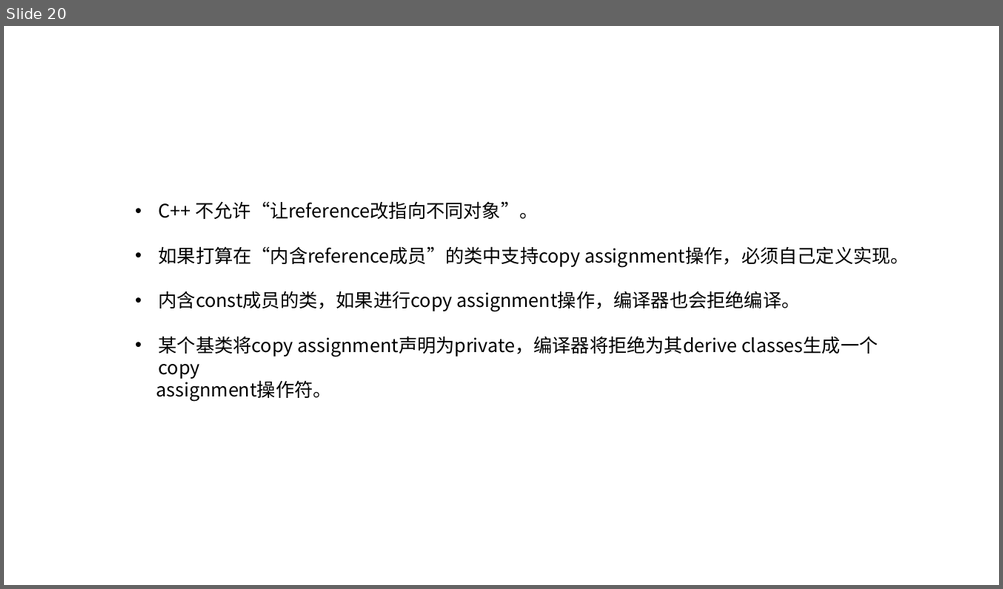
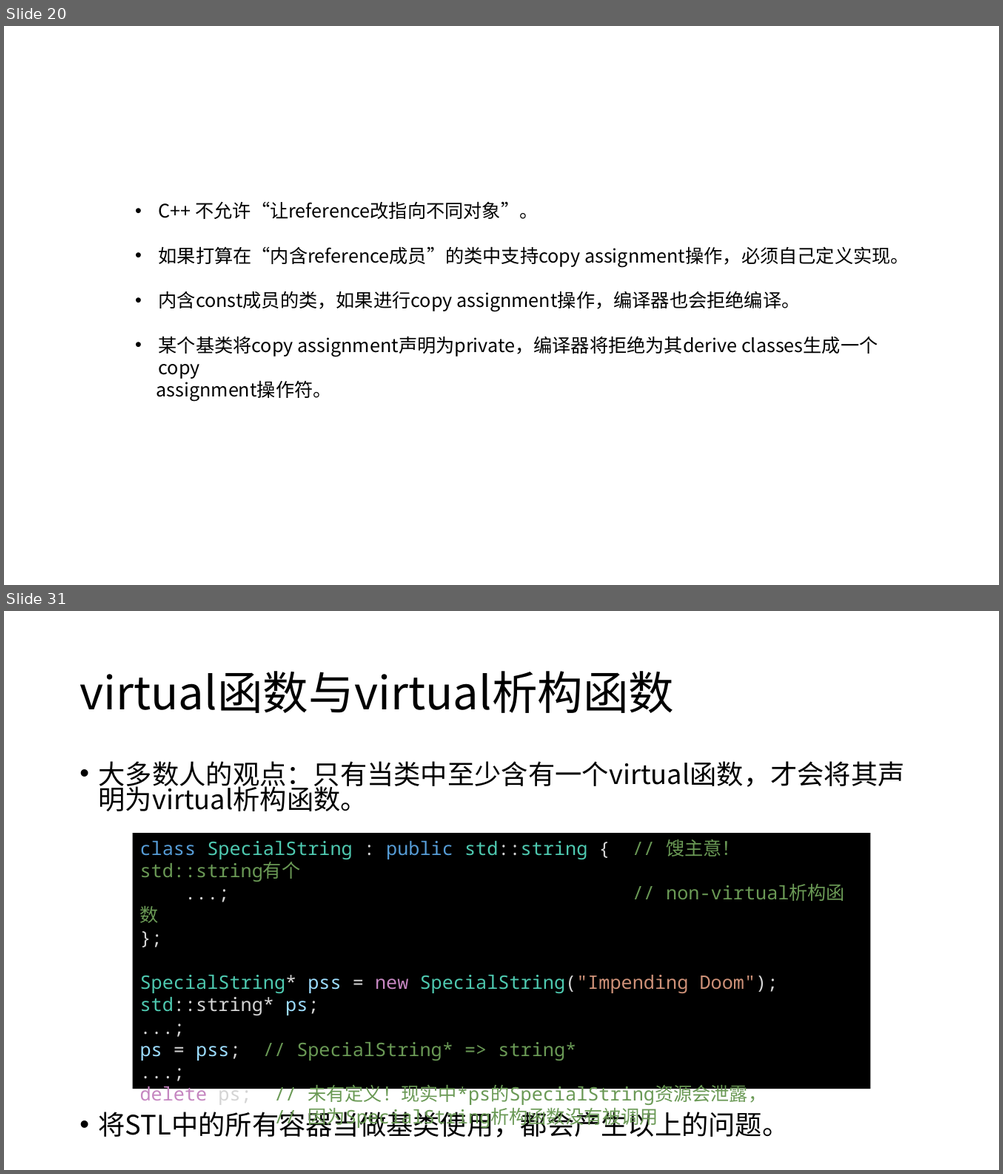
Before and after one commit to h-hkai/Effective-CPP, a slide deck: Effective C++.pptx. Shown one above the other, each under a label of ours: slide 20 before the commit, slides 20 and 31 after it; the slides between them are not shown. The pictures are 1003x589 and 1003x1174 pixels, drawn with LibreOffice and Linux fonts; fonts in the diff are those of the drawing. Boxes give left, top, right and bottom in pixels: in the first picture for what was removed or moved away, otherwise in the second. Text is boxed around its words. In the diff, an @@ line names an element or a change of style, - is before the commit and + after.

```diff
--- a/Effective C++.pptx
+++ b/Effective C++.pptx
@@ slide 31 added at [4,611,999,1170], background #FFFFFF @@
@@ title added at [79,671,674,713], 44 pt, text #000000 @@
+virtual函数与virtual析构函数
@@ text added at [99,761,905,1138], 25.9 pt, text #000000 @@
+• 大多数人的观点：只有当类中至少含有一个virtual函数，才会将其声明为virtual析构函数。
+• 将STL中的所有容器当做基类使用，都会产生以上的问题。
@@ rectangle added at [132,833,871,1089], fill #000000, 18 pt, text #6A9955 @@
+class SpecialString : public std::string { // 馊主意！ std::string有个
+...; // non-virtual析构函数
+};
+SpecialString* pss = new SpecialString("Impending Doom");
+std::string* ps;
+...;
+ps = pss; // SpecialString* => string*
+...;
+delete ps; // 未有定义！现实中*ps的SpecialString资源会泄露，
+// 因为SpecialString析构函数没有被调用
```
Also in this commit, not shown: 11 other slides added, 3 other files.
